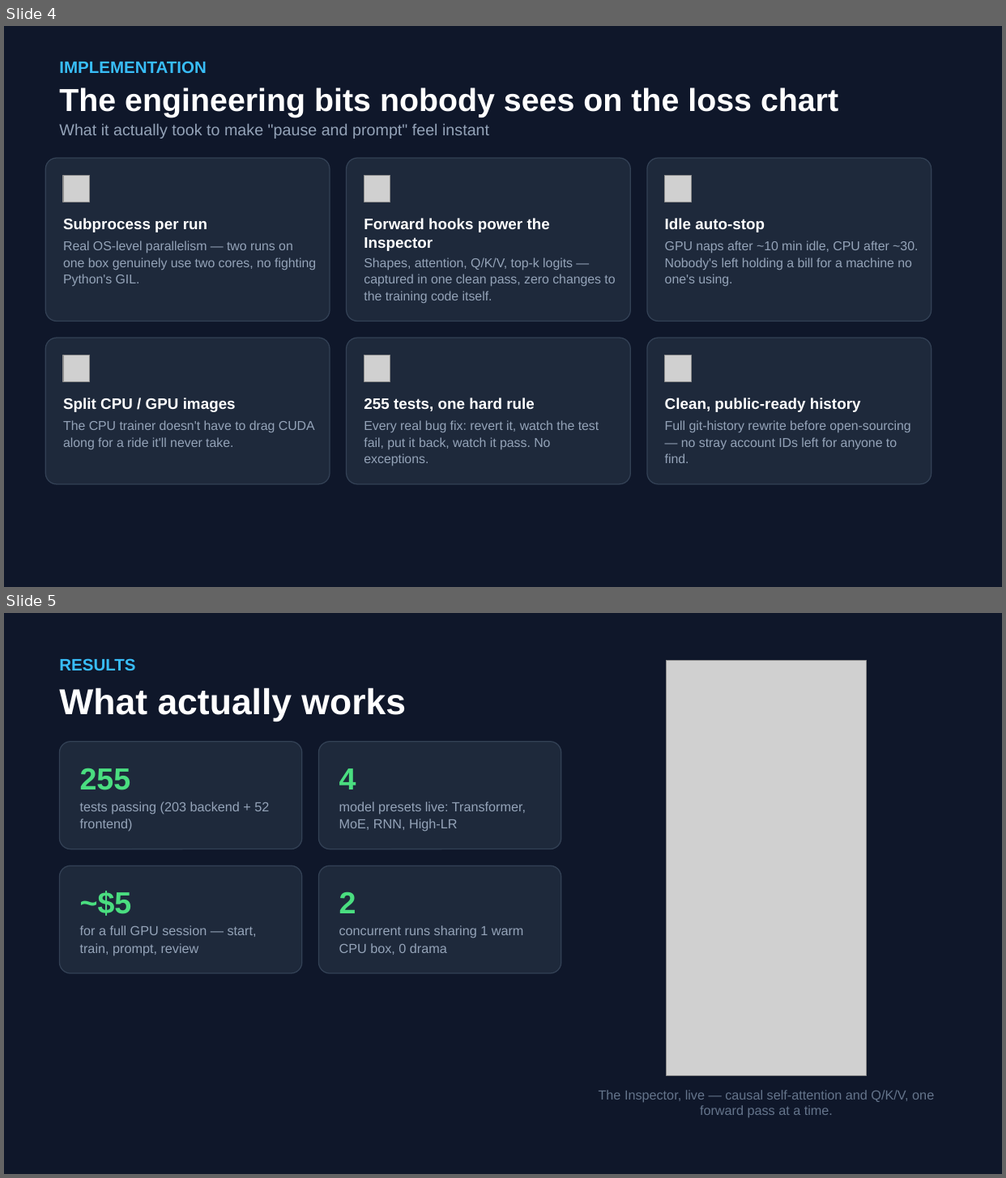
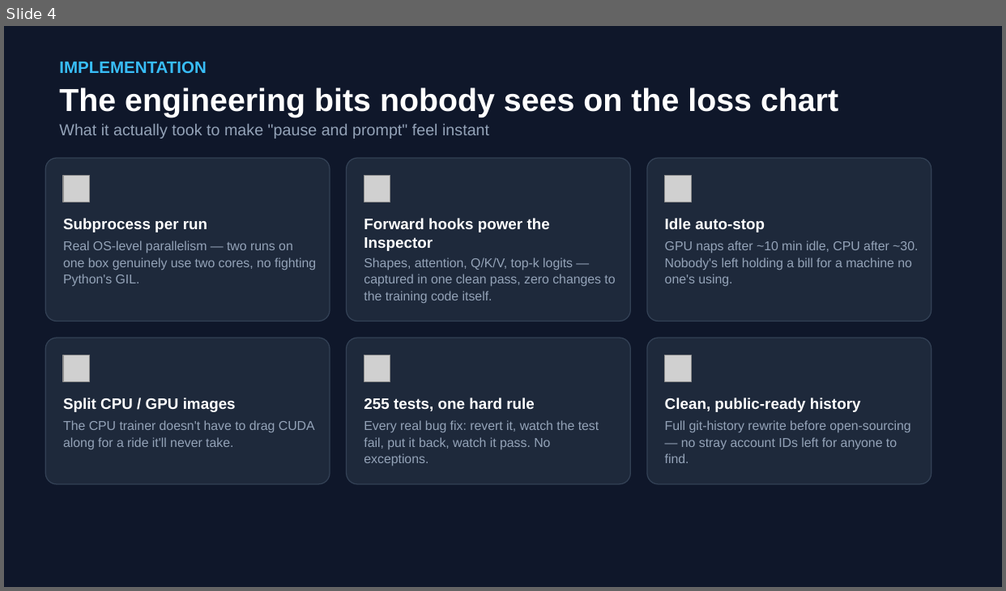
Before and after one commit to NnamdiOdozi/llm_experiments_lab, a slide deck: presentation/LLM_Experiments_Lab.pptx. Shown one above the other, each under a label of ours: slides 4 and 5 before the commit, slide 4 after it. The pictures are 1006x1178 and 1006x591 pixels, drawn with LibreOffice and Linux fonts; fonts in the diff are those of the drawing; grey boxes stand for pictures. Boxes give left, top, right and bottom in pixels: in the first picture for what was removed or moved away, otherwise in the second. Text is boxed around its words. In the diff, an @@ line names an element or a change of style, - is before the commit and + after.

```diff
--- a/presentation/LLM_Experiments_Lab.pptx
+++ b/presentation/LLM_Experiments_Lab.pptx
@@ slide 5 removed at (4, 613, 1002, 1174), background #0F172A @@
@@ text removed at (59, 658, 135, 671) @@
-RESULTS
@@ picture removed at (667, 660, 866, 1076) @@
@@ text removed at (59, 688, 406, 722) @@
-What actually works
@@ rounded rectangle removed at (60, 742, 302, 850) @@
@@ rounded rectangle removed at (318, 742, 560, 850) @@
@@ text removed at (80, 768, 131, 790) @@
-255
@@ text removed at (339, 769, 356, 790) @@
-4
@@ text removed at (80, 802, 269, 831) @@
-tests passing (203 backend + 52 frontend)
@@ text removed at (339, 802, 526, 832) @@
-model presets live: Transformer, MoE, RNN, High-LR
@@ rounded rectangle removed at (60, 866, 302, 973) @@
@@ rounded rectangle removed at (318, 866, 560, 973) @@
@@ text removed at (80, 891, 132, 916) @@
-~$5
@@ text removed at (339, 892, 356, 914) @@
-2
@@ text removed at (80, 926, 257, 956) @@
-for a full GPU session — start, train, prompt, review
@@ text removed at (339, 926, 524, 955) @@
-concurrent runs sharing 1 warm CPU box, 0 drama
@@ text removed at (599, 1090, 934, 1118) @@
-The Inspector, live — causal self-attention and Q/K/V, one forward pass at a time.
```
Also in this commit, not shown: 4 slides changed, 13 other files.
